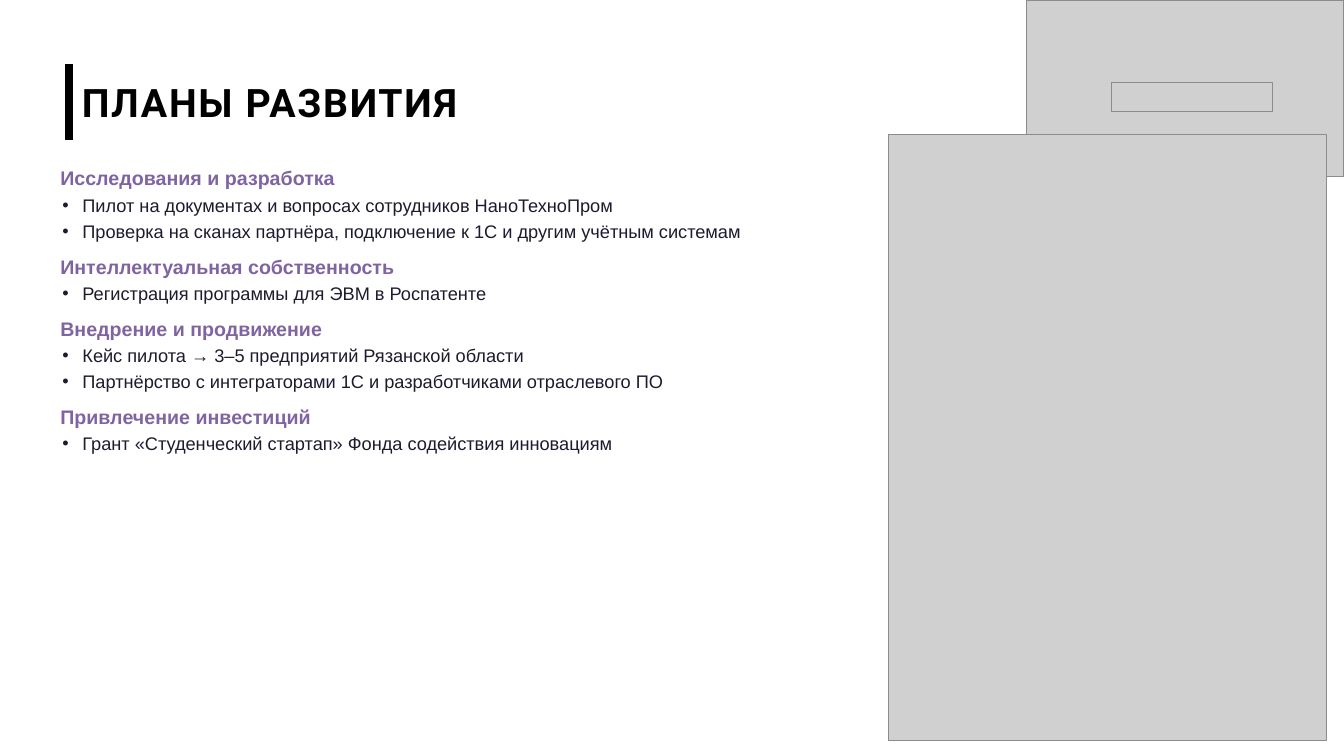
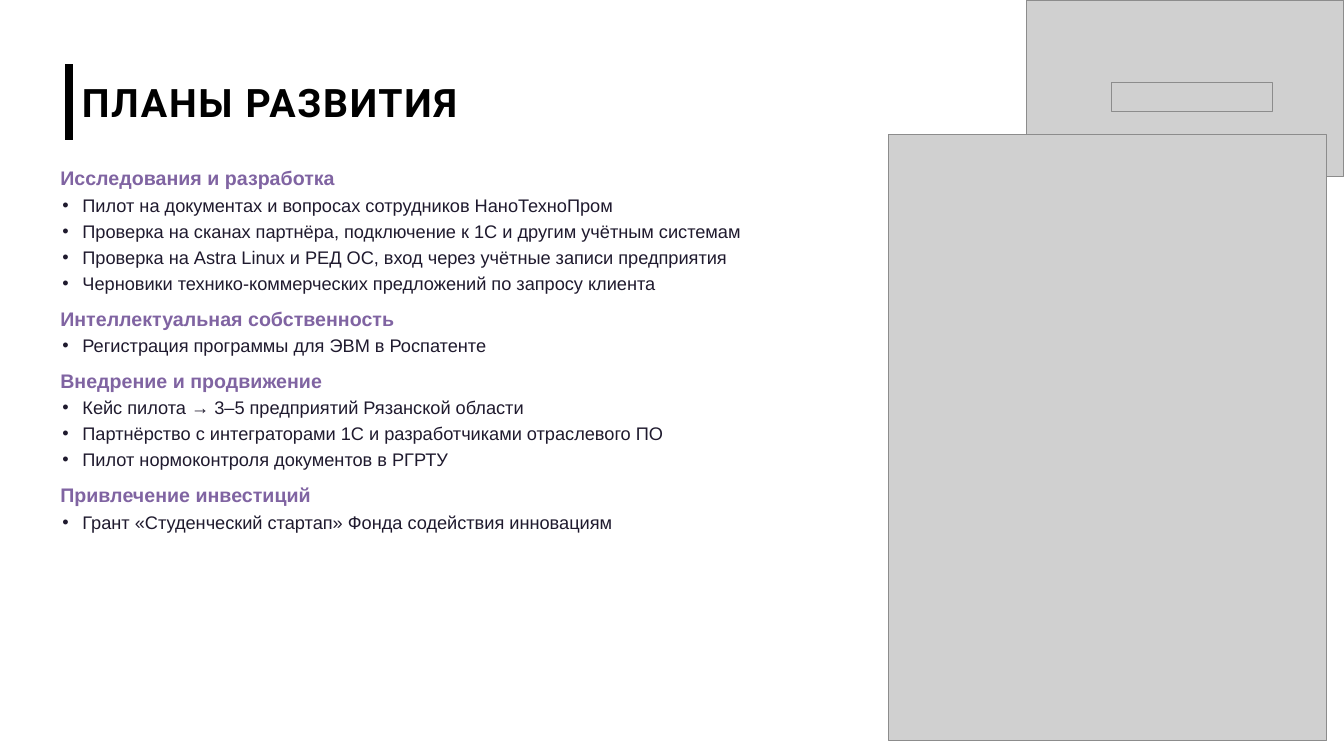
Before and after one commit to imaO0O/acselerator, a slide deck: slide 14 of docs/slides/prezentatsiya.pptx. Drawn at 1344x756 pixels with LibreOffice and Linux fonts; fonts in the diff are those of the drawing; grey boxes stand for pictures; background and template pictures are left out. Boxes give left, top, right and bottom in pixels: in the first picture for what was removed or moved away, otherwise in the second. Text is boxed around its words. In the diff, an @@ line names an element or a change of style, - is before the commit and + after.

```diff
--- a/docs/slides/prezentatsiya.pptx
+++ b/docs/slides/prezentatsiya.pptx
@@ text at (82, 250, 726, 294): paragraphs added @@
+• Проверка на Astra Linux и РЕД ОС, вход через учётные записи предприятия
+• Черновики технико-коммерческих предложений по запросу клиента
@@ text at (82, 453, 448, 470): paragraph added @@
+• Пилот нормоконтроля документов в РГРТУ
```
Also in this commit, not shown: 10 other slides changed, 5 other files.
